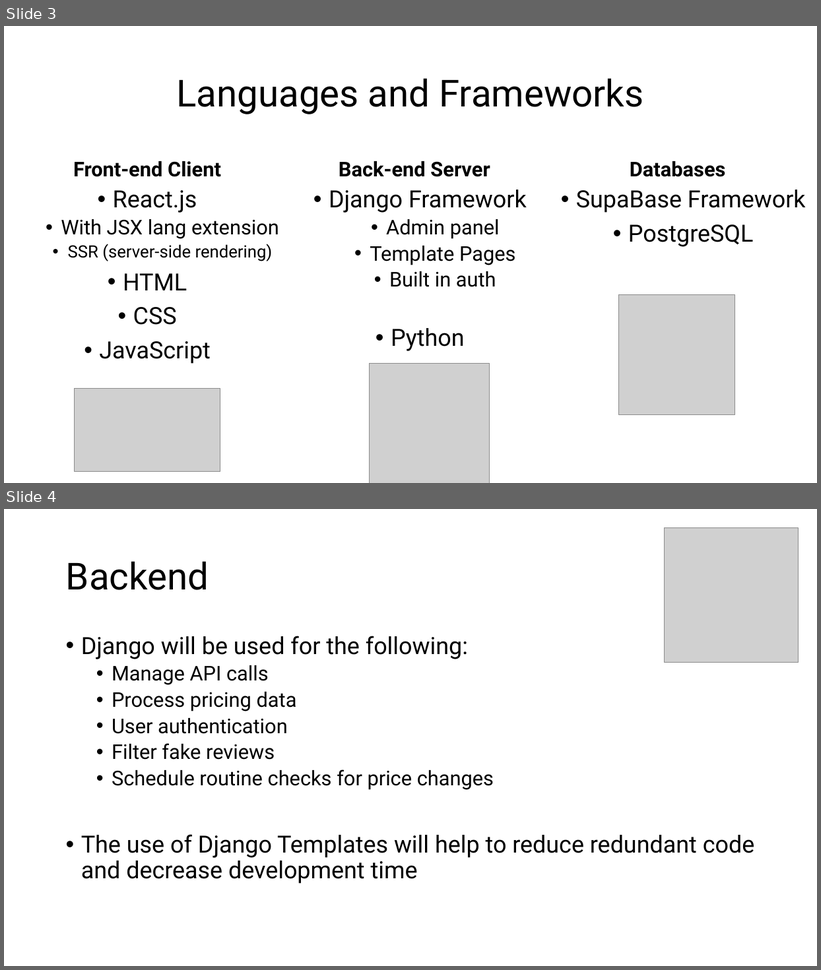
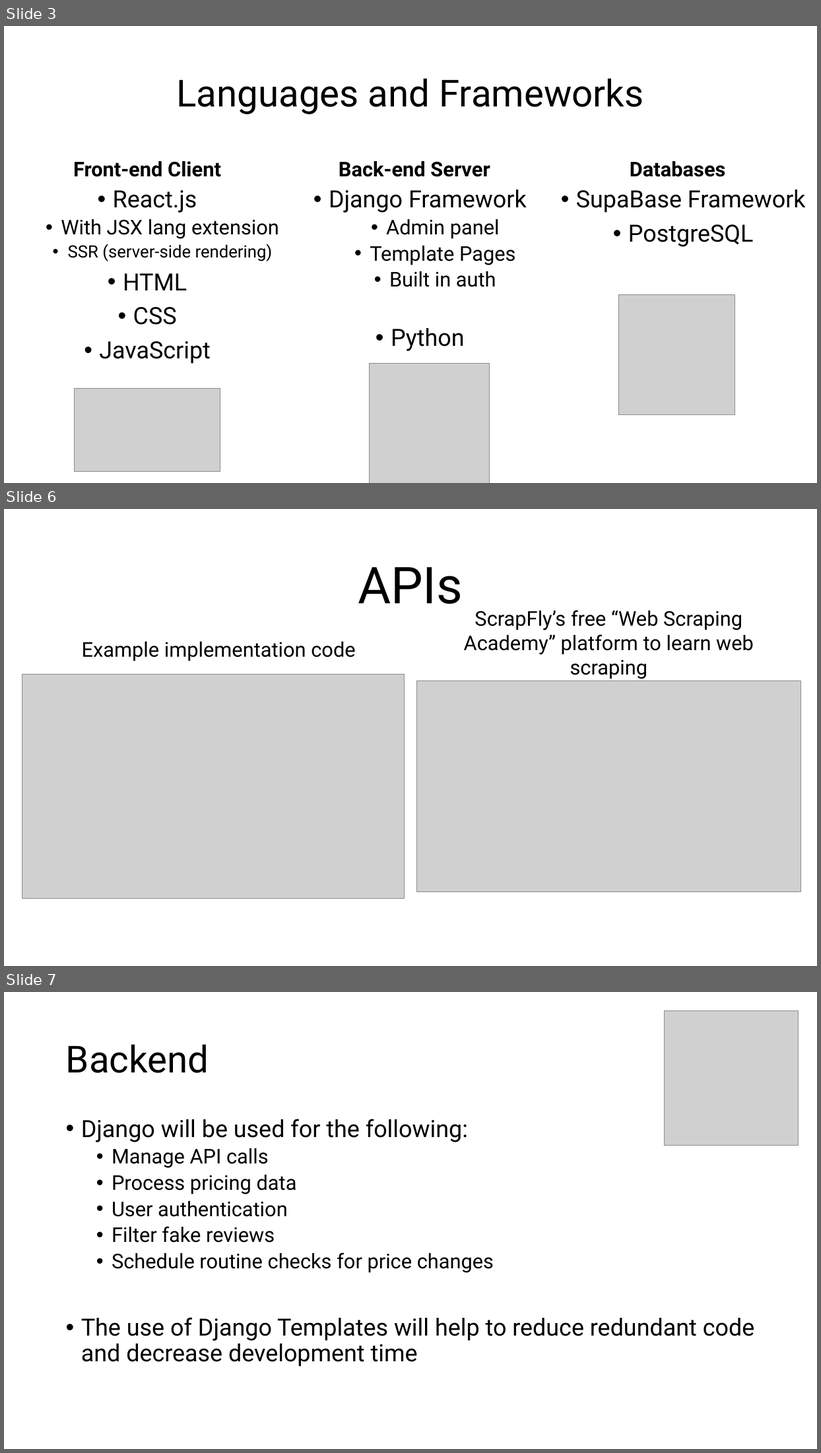
Before and after one commit to Jormungandr72/Cross-Website-Price-Checker, a slide deck: Documentation/Phase-One-Docs/CPT-200_Phase_One_Presentation.ppt. Shown one above the other, each under a label of ours: slides 3 and 4 before the commit, slides 3, 6 and 7 after it; the slides between them are not shown. The pictures are 821x970 and 821x1453 pixels, drawn with LibreOffice and Linux fonts; fonts in the diff are those of the drawing; grey boxes stand for pictures. Boxes give left, top, right and bottom in pixels: in the first picture for what was removed or moved away, otherwise in the second. Text is boxed around its words. In the diff, an @@ line names an element or a change of style, - is before the commit and + after.

```diff
--- a/Documentation/Phase-One-Docs/CPT-200_Phase_One_Presentation.ppt
+++ b/Documentation/Phase-One-Docs/CPT-200_Phase_One_Presentation.ppt
@@ slide 6 added at [4,509,817,966], background #FFFFFF @@
@@ text added at [358,567,463,604], 60 pt, text #000000 @@
+APIs
@@ text added at [464,610,754,679], 24 pt, text #000000 @@
+ScrapFly’s free “Web Scraping Academy” platform to learn web scraping
@@ text added at [82,642,355,661], 24 pt, text #000000 @@
+Example implementation code
@@ picture added at [22,674,404,898] @@
@@ picture added at [416,681,800,892] @@
@@ what was slide 4 is now slide 7 @@
```
Also in this commit, not shown: 2 other slides added.
